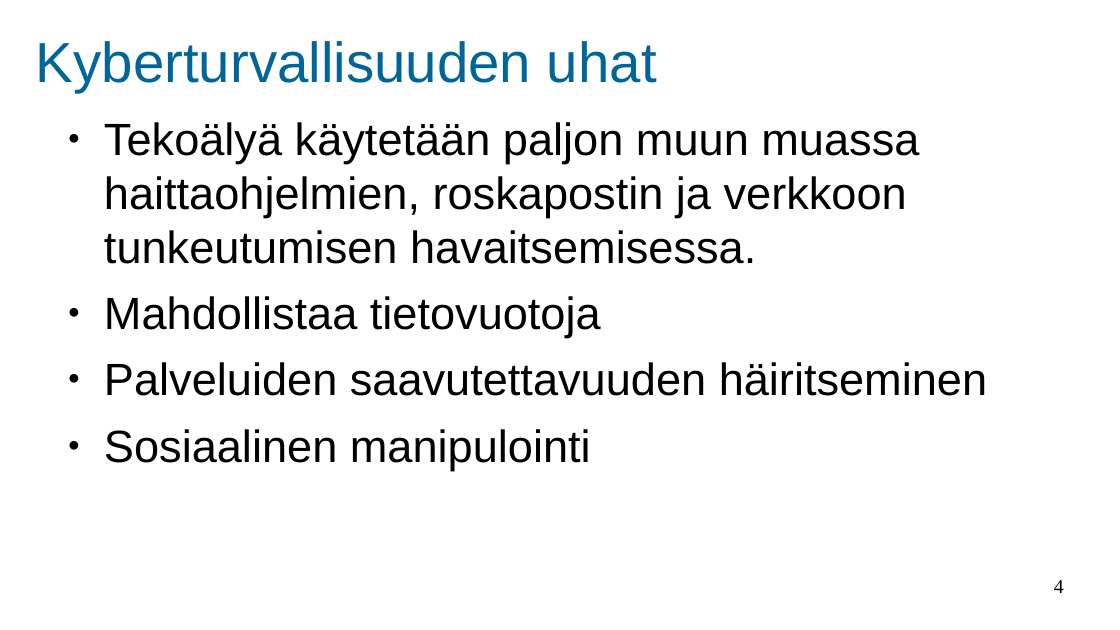
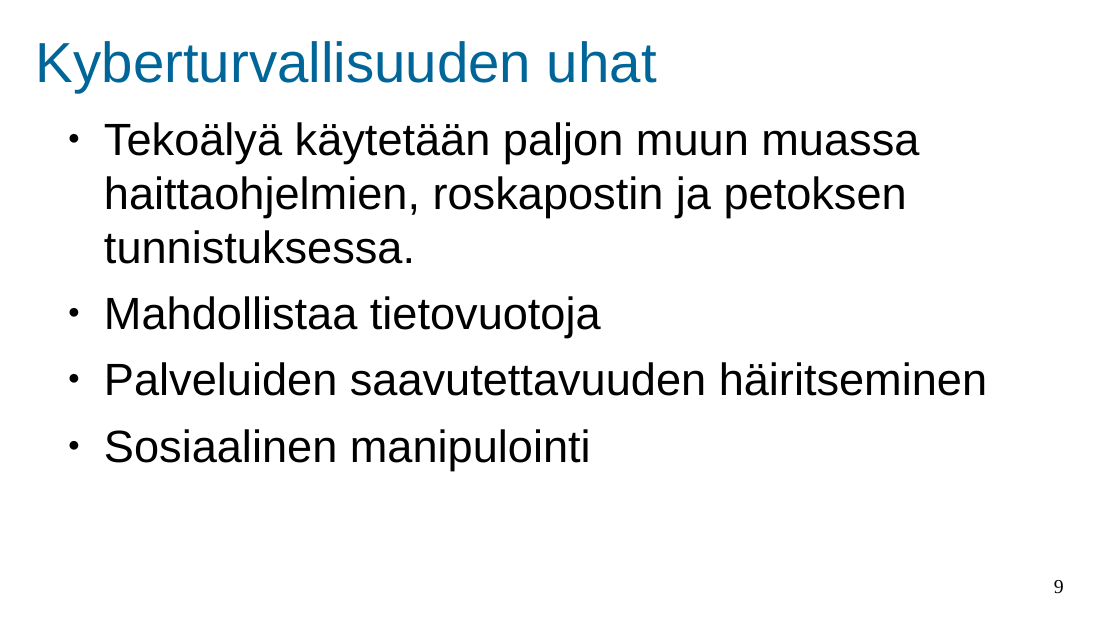
Before and after one commit to Akseli1236/AI-Poisoning, a slide deck: slide 9 of AI poisoning.odp (slide 4 before the commit). Drawn at 1120x630 pixels with LibreOffice and Linux fonts; fonts in the diff are those of the drawing; background and template pictures are left out. Boxes give left, top, right and bottom in pixels: in the first picture for what was removed or moved away, otherwise in the second. Text is boxed around its words. In the diff, an @@ line names an element or a change of style, - is before the commit and + after.

```diff
--- a/AI poisoning.odp
+++ b/AI poisoning.odp
@@ text at bbox=[104, 122, 919, 264]: text changed @@
-● Tekoälyä käytetään paljon muun muassa haittaohjelmien, roskapostin ja verkkoon tunkeutumisen havaitsemisessa.
+● Tekoälyä käytetään paljon muun muassa haittaohjelmien, roskapostin ja petoksen tunnistuksessa.
@@ page number at bbox=[1054, 580, 1064, 594]: text changed @@
-4
+9
```
Also in this commit, not shown: 2 other slides changed, 5 slides added, 1 other file.
